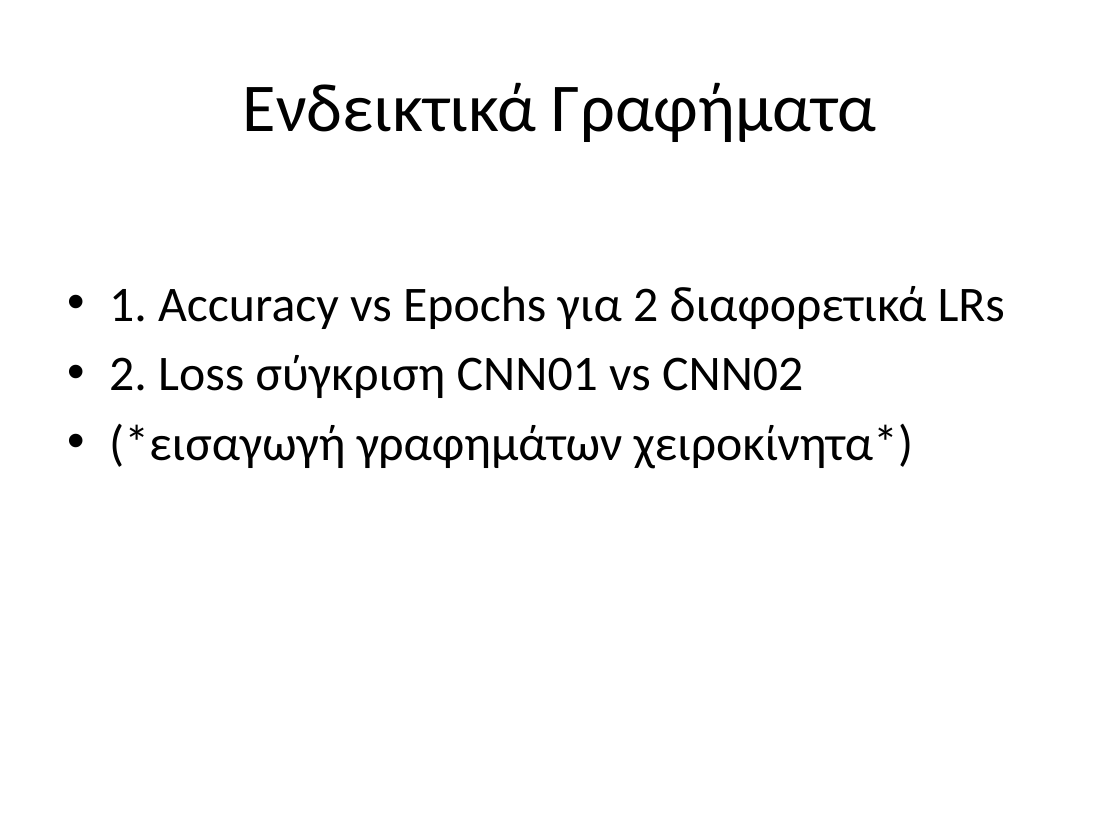
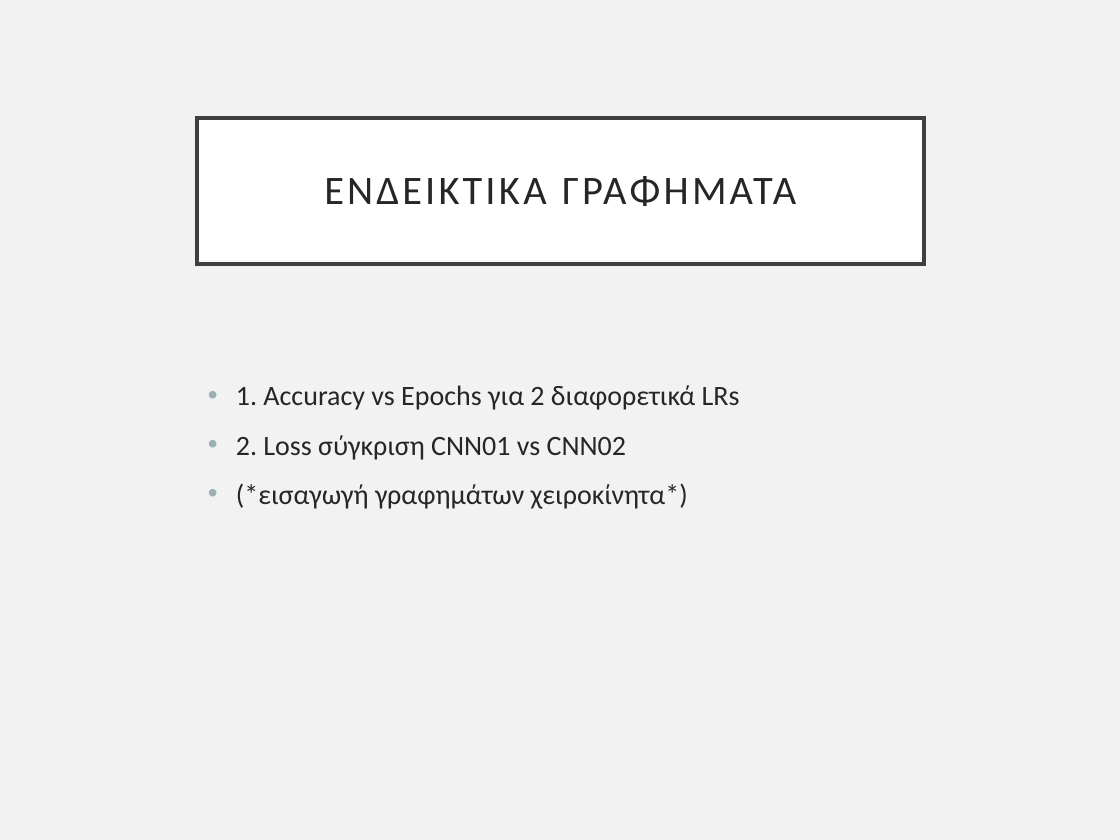
Before and after one commit to pkatpk/see-animal-dl, a slide deck: slide 7 of slides/Final_Presentation_CNN_ResNet_SeaAnimals.pptx. Drawn at 1120x840 pixels with LibreOffice and Linux fonts; fonts in the diff are those of the drawing. Boxes give left, top, right and bottom in pixels: in the first picture for what was removed or moved away, otherwise in the second. Text is boxed around its words. In the diff, an @@ line names an element or a change of style, - is before the commit and + after.

```diff
--- a/slides/Final_Presentation_CNN_ResNet_SeaAnimals.pptx
+++ b/slides/Final_Presentation_CNN_ResNet_SeaAnimals.pptx
@@ background #FFFFFF to #F2F2F2 @@
@@ title "ΕΝΔΕΙΚΤΙΚΆ ΓΡΑΦΉΜΑΤΑ" resized from (x1=243, y1=82, x2=876, y2=142) to (x1=197, y1=118, x2=924, y2=263) @@
@@ title "ΕΝΔΕΙΚΤΙΚΆ ΓΡΑΦΉΜΑΤΑ" at (x1=197, y1=118, x2=924, y2=263): fill none to #FFFFFF; outline none to #404040 2.5 pt @@
@@ title at (x1=324, y1=176, x2=796, y2=206): text changed; size 44 to 26 pt; text colour #000000 to #262626 @@
-Ενδεικτικά Γραφήματα
+ΕΝΔΕΙΚΤΙΚΆ ΓΡΑΦΉΜΑΤΑ
@@ text "1. Accuracy vs Epochs για ..." moved from (x1=109, y1=286, x2=1005, y2=469) to (x1=236, y1=385, x2=740, y2=509) @@
@@ text "1. Accuracy vs Epochs για ..." at (x1=236, y1=385, x2=740, y2=509): size 32 to 18 pt, text colour #000000 to #262626; indent changed; more space between paragraphs @@
```
Also in this commit, not shown: 13 other slides changed, 2 slides added, 1 slide removed, 3 other files.
